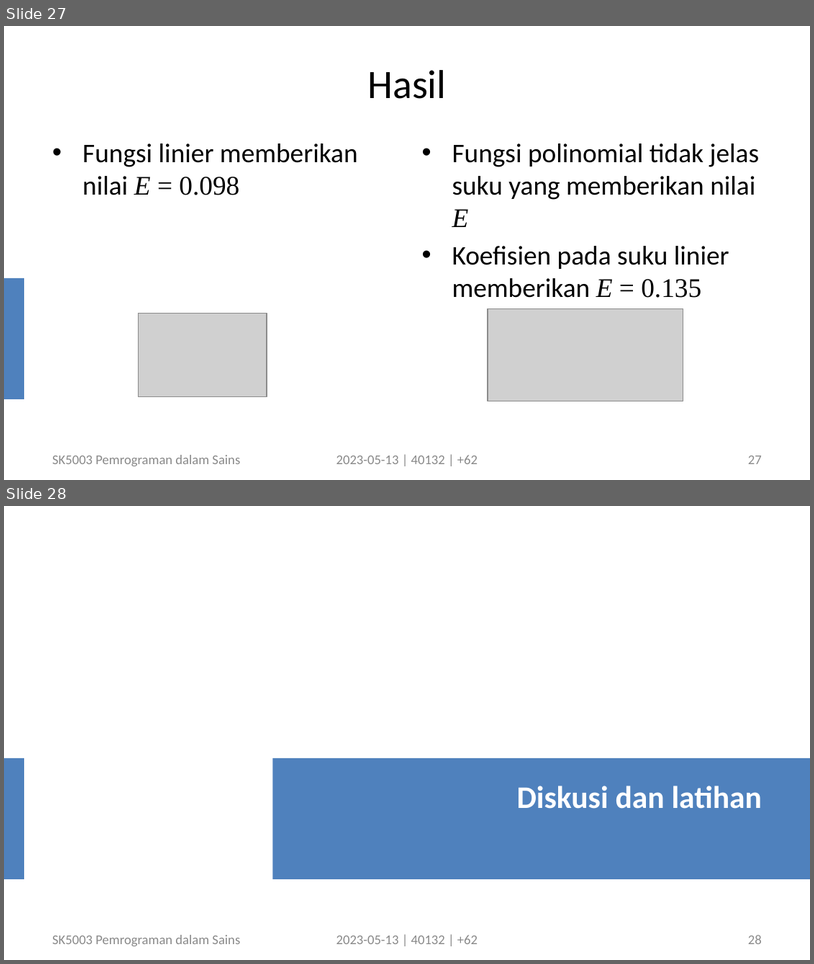
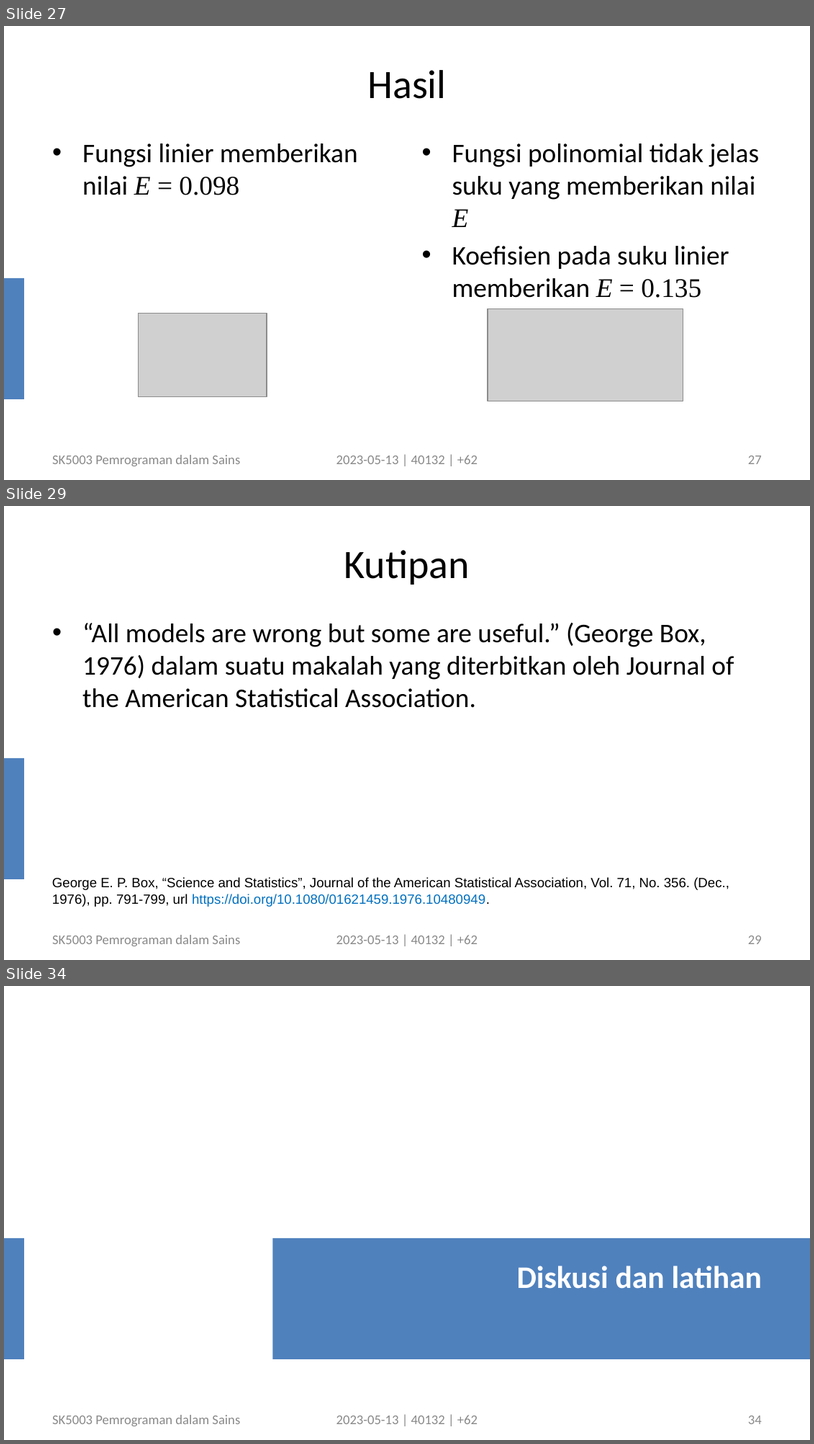
Before and after one commit to dudung/sk5003-02-2022-2, a slide deck: note/08/sk5003_w08_growth_model_20230513_v4.pptx. Shown one above the other, each under a label of ours: slides 27 and 28 before the commit, slides 27, 29 and 34 after it; the slides between them are not shown. The pictures are 814x964 and 814x1444 pixels, drawn with LibreOffice and Linux fonts; fonts in the diff are those of the drawing; grey boxes stand for pictures. Boxes give left, top, right and bottom in pixels: in the first picture for what was removed or moved away, otherwise in the second. Text is boxed around its words. In the diff, an @@ line names an element or a change of style, - is before the commit and + after.

```diff
--- a/note/08/sk5003_w08_growth_model_20230513_v4.pptx
+++ b/note/08/sk5003_w08_growth_model_20230513_v4.pptx
@@ slide 29 added at <box>4,506,810,960</box>, background #FFFFFF; not listed: 1 template element that a slide beside it also shows @@
@@ title added at <box>345,550,470,584</box>, 36 pt, text #000000 @@
+Kutipan
@@ text added at <box>82,623,734,708</box>, 24 pt, text #000000 @@
+• “All models are wrong but some are useful.” (George Box, 1976) dalam suatu makalah yang diterbitkan oleh Journal of the American Statistical Association.
@@ text added at <box>52,877,730,906</box>, 12 pt, text #000000 @@
+George E. P. Box, “Science and Statistics”, Journal of the American Statistical Association, Vol. 71, No. 356. (Dec., 1976), pp. 791-799, url https://doi.org/10.1080/01621459.1976.10480949.
@@ text added at <box>52,934,240,946</box>, 12 pt, text #898989 @@
+SK5003 Pemrograman dalam Sains
@@ text added at <box>337,934,478,944</box>, 12 pt, text #898989 @@
+2023-05-13 | 40132 | +62
@@ page number added at <box>748,935,762,944</box>, 12 pt, text #8C8C8C @@
+29
@@ what was slide 28 is now slide 34 @@
@@ page number at <box>748,1415,762,1424</box>: text changed @@
-28
+34
```
Also in this commit, not shown: 3 slides changed, 5 other slides added.
